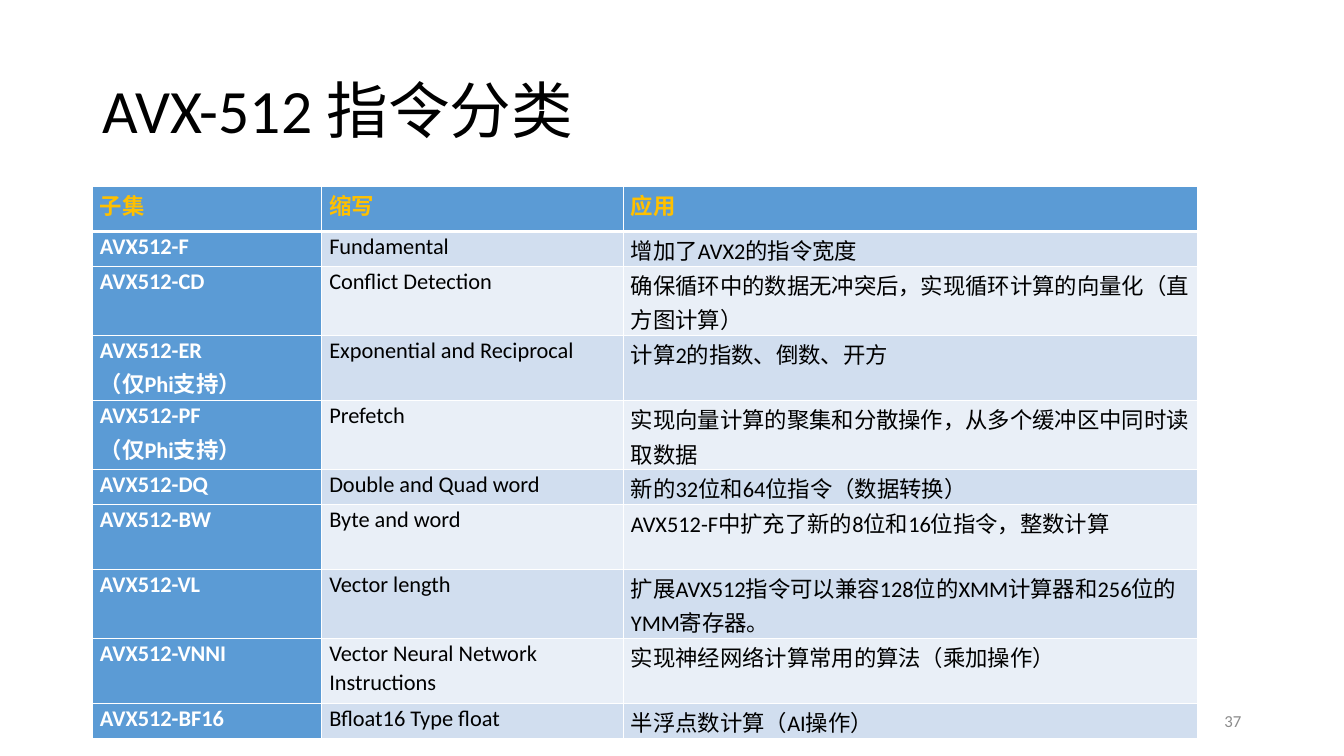
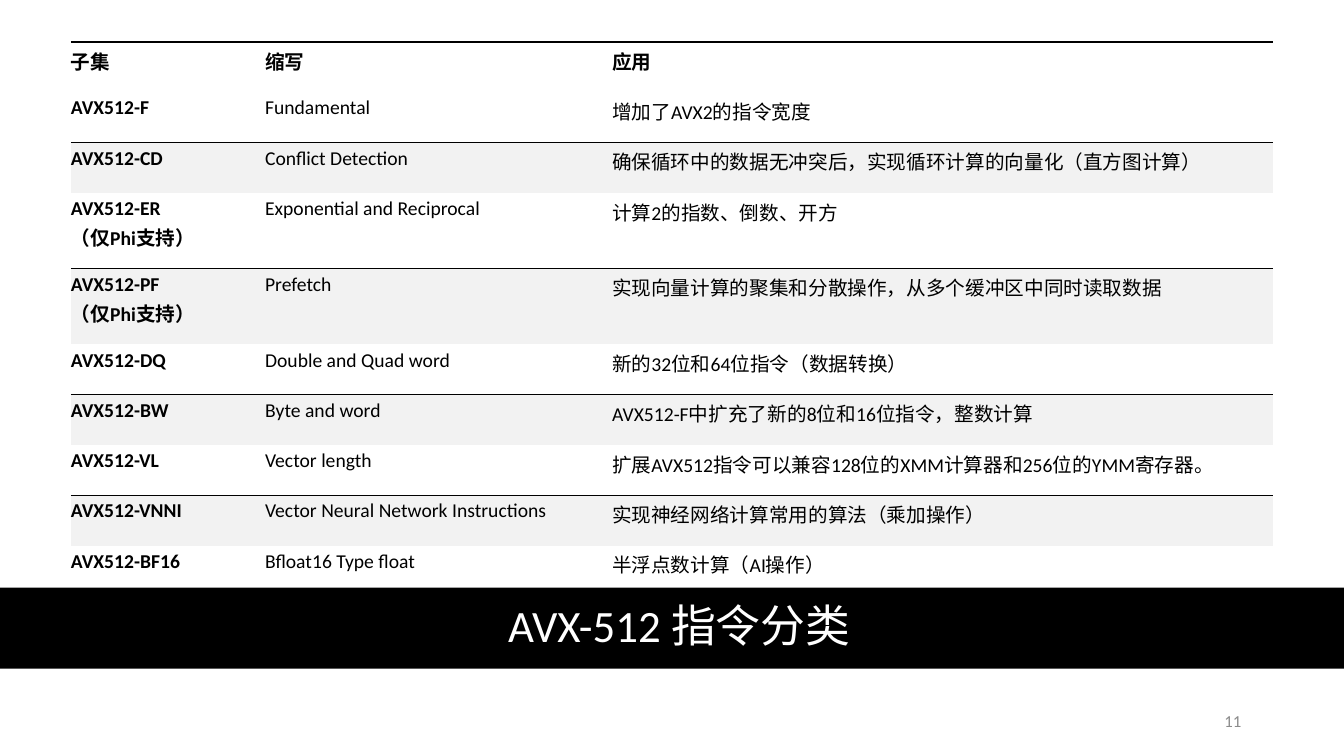
Before and after one commit to lucshi/Lecture_SIMD, a slide deck: slide 11 of lecture.pptx (slide 37 before the commit). Drawn at 1344x756 pixels with LibreOffice and Linux fonts; fonts in the diff are those of the drawing. Boxes give left, top, right and bottom in pixels: in the first picture for what was removed or moved away, otherwise in the second. Text is boxed around its words. In the diff, an @@ line names an element or a change of style, - is before the commit and + after.

```diff
--- a/lecture.pptx
+++ b/lecture.pptx
@@ table at <box>71,42,1273,578</box> @@
@@ fill #5B9BD5 to none in 8 cells @@
@@ fill #D2DEEF to none in 10 cells @@
@@ fill #5B9BD5 to #F2F2F2 in 4 cells @@
@@ fill #EAEFF7 to #F2F2F2 in 8 cells @@
@@ size 16 to 14 pt @@
@@ text colour #FFC000 to #000000 in "子集", "缩写", "应用" @@
@@ text colour #FFFFFF to #000000 in "AVX512-F", "AVX512-CD", "AVX512-ER", "（仅Phi支持）" and 7 more places @@
@@ borders changed @@
@@ table: place and size @@
-table at <box>93,187,1199,737</box>
+table at <box>71,42,1273,578</box>
@@ rectangle added at <box>0,588,1344,669</box>, fill #000000 @@
@@ title "AVX-512 指令分类": place and size @@
-title "AVX-512 指令分类" at <box>102,81,573,138</box>
+title "AVX-512 指令分类" at <box>508,604,850,646</box>
@@ title "AVX-512 指令分类" at <box>508,604,850,646</box>: size 44 to 32 pt, text colour #000000 to #FFFFFF; alignment left to centre @@
@@ page number at <box>1224,716,1241,727</box>: text changed @@
-37
+11
```
Also in this commit, not shown: 20 other slides changed, 18 slides added, 9 slides removed.
